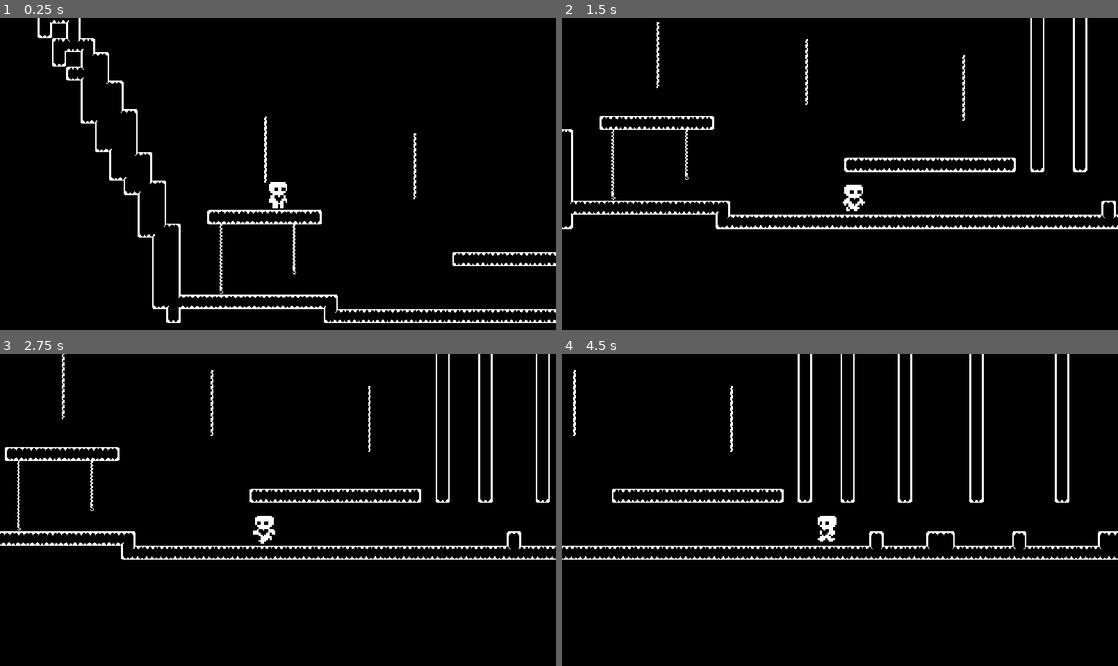
Above: before the commit, frames 1-4 (two rows, left to right).
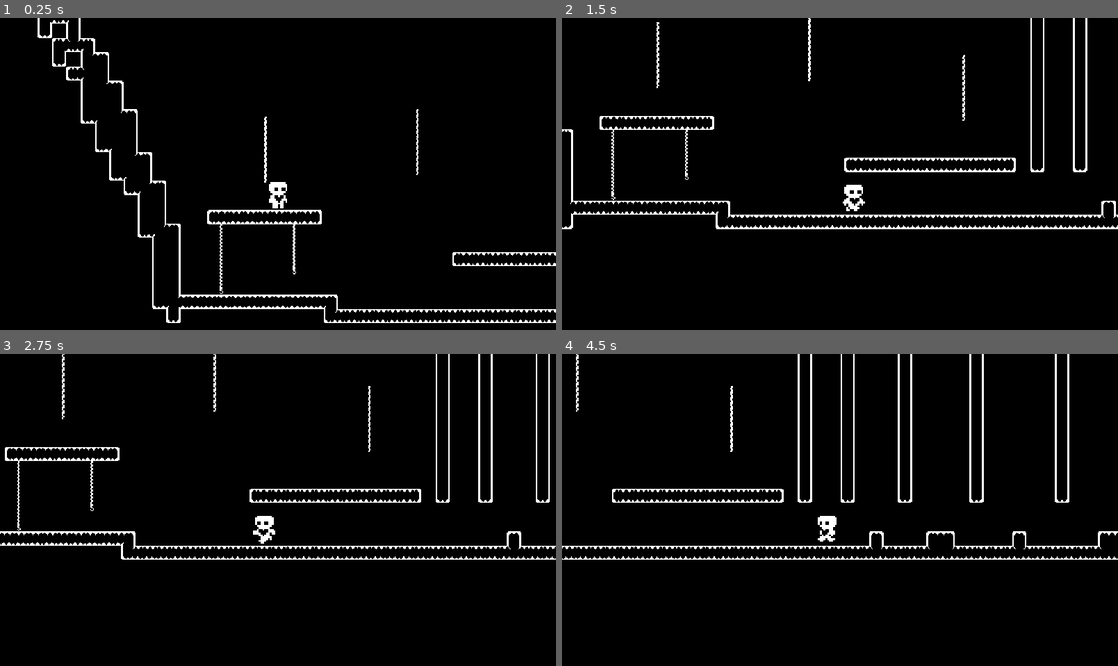
Above: after the commit, the same moments.

Repository: zemda/Trials
Game: Godot game, scene res://levels/TestMainMap.tscn
The game is run twice, just before and just after one commit, with the same random seed, the same clock (stepped at 60 frames per second) and the same inputs.
Inputs (mouse positions are in pixels of both pictures, inside the frame that each line leads up to):
- Up to frame 1 (0.25 s): no input
- Up to frame 2 (1.5 s): move the mouse to (962, 158) at 0.52 s; hold Right (move_right) from 0.53 s (still down); tap E (rope) at 0.6, 1.35 s; click (962, 158) at 0.67 s; tap W (move_up) at 0.77 s; move the mouse to (728, 189) at 1.27 s
- Up to frame 3 (2.75 s): tap W (move_up) at 1.52 s; move the mouse to (333, 441) at 2.02 s; release Right (move_right) at 2.03 s; hold A (move_left) from 2.03 s (still down); tap E (rope) at 2.1 s
- Up to frame 4 (4.5 s): move the mouse to (812, 572) at 2.77 s; release A (move_left) at 2.78 s; hold Right (move_right) 2.78-4.28 s; tap E (rope) at 2.85, 3.6, 4.35 s; click (812, 572) at 2.92 s; tap W (move_up) at 3.02, 3.77 s; move the mouse to (1006, 556) at 3.52 s; move the mouse to (673, 463) at 4.27 s; hold A (move_left) from 4.28 s (still down)

The runs differ from the first frame. In frame 1, 0.1% of the frame differs, in the area x 74-76%, y 29-59%; in frame 2, 0.2%, in the area x 43-45%, y 0-28%; in frame 3, 0.1%; in frame 4, 0.2%.

Commit message:
adjust attaching to the rope

Diff:
--- a/src/levels/TestMainMap.tscn
+++ b/src/levels/TestMainMap.tscn
@@ -36,7 +36,7 @@
 segment_scene = ExtResource("8_a411k")
 
 [node name="Rope2" parent="." instance=ExtResource("7_q24tn")]
-position = Vector2(-1048, -373)
+position = Vector2(-1045, -400)
 segment_count = 12
 segment_scene = ExtResource("8_a411k")
 
--- a/src/scenes/world/rope/Rope.gd
+++ b/src/scenes/world/rope/Rope.gd
@@ -16,6 +16,8 @@
 var rest_check_delay = 7
 var rest_check_timer = null
 
+var attaching_to_rope := false
+
 @onready var anchor := $Anchor
 
 
@@ -24,9 +26,11 @@
 	connect_segment_signals_to_rope()
 
 
-# TODO: NEXT UPDATE - DONT LINK TO THE LAST SEGMENT BUT THE CLOSEST TO WHERE PLAYER JUMPED
-# AND FIX SMOOTH ATTACHMENT TO THE ROPE
 func _physics_process(delta):
+	if attaching_to_rope:
+		smooth_attach_to_rope(delta)
+		return
+
 	if linked:
 		enforce_rope_constraints(delta)
 		handle_rope_swing_input(delta)
@@ -43,6 +47,26 @@
 				rest_check_timer = null
 
 
+func smooth_attach_to_rope(delta: float):
+	var attached_segment = $Segments.get_child(attached_segment_index)
+	var target_position = attached_segment.global_position + Vector2(0, 15)
+
+	var direction_to_target = (target_position - player.global_position).normalized()
+	var distance_to_target = player.global_position.distance_to(target_position)
+
+	var max_force = 100000
+	var force = direction_to_target * min(distance_to_target * 500, max_force)
+	player.velocity += force * delta
+
+	var damping = 0.5
+	player.velocity *= pow(damping, delta * 60)
+
+	if distance_to_target < 2:
+		player.global_position = target_position
+		player.velocity = Vector2.ZERO
+		attaching_to_rope = false
+
+
 func generate_segments():
 	for segment in segments:
 		segment.queue_free()
@@ -75,6 +99,7 @@
 	if attached_segment_index != -1:
 		player.is_attached_to_rope = true
 		linked = true
+		attaching_to_rope = true
 
 
 func unlink_player_from_rope():
@@ -85,6 +110,7 @@
 	var boost = Vector2(attached_segment.linear_velocity.x * 1.7, -250)
 	attached_segment_index = -1
 
+	boost.x = clamp(boost.x, -260, 260)
 	player.velocity = Vector2.ZERO
 	player.velocity += boost
 
